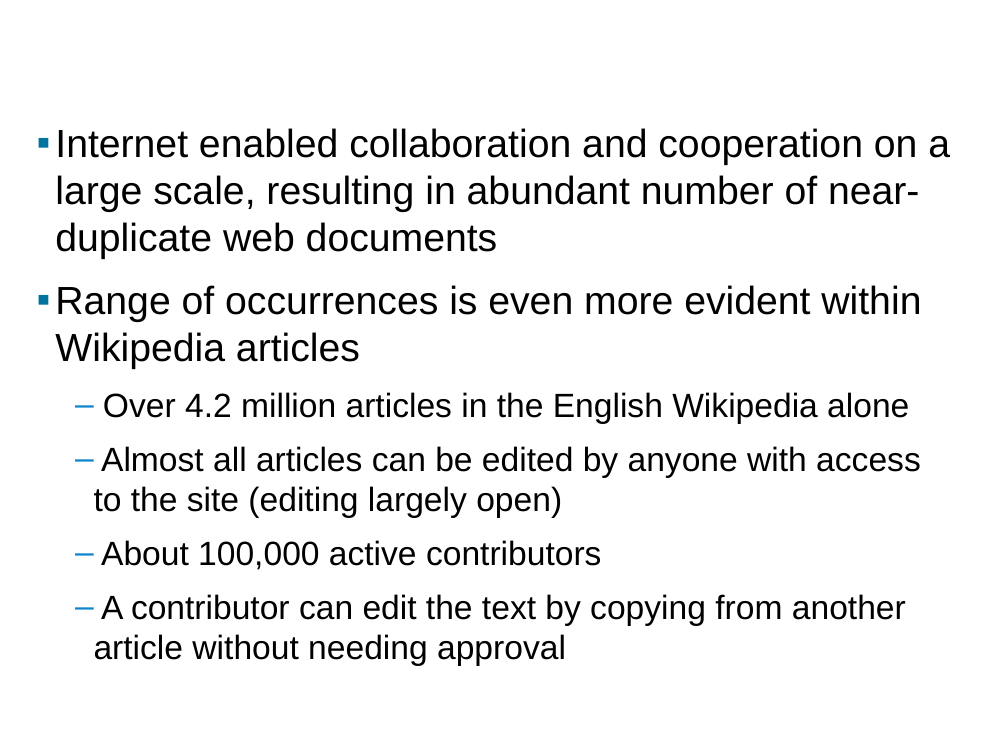
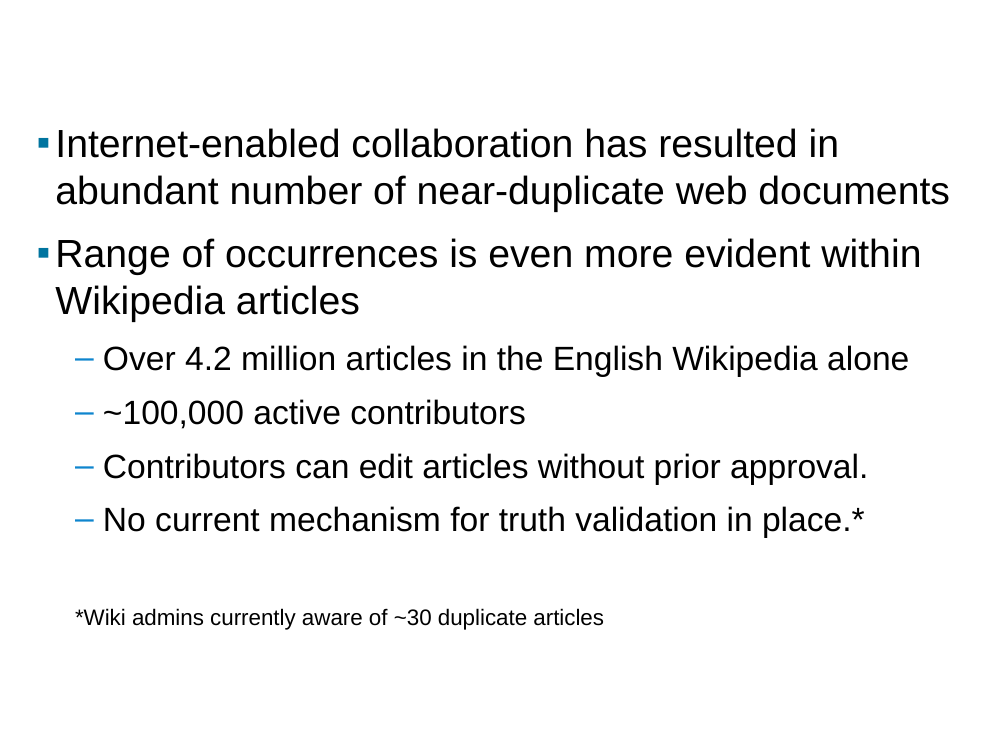
Before and after one commit to seweissman/wikiduper, a slide deck: slide 3 of presentation/NearDupDetectionWikipedia.pptx. Drawn at 1008x756 pixels with LibreOffice and Linux fonts; fonts in the diff are those of the drawing; background and template pictures are left out. Boxes give left, top, right and bottom in pixels: in the first picture for what was removed or moved away, otherwise in the second. Text is boxed around its words. In the diff, an @@ line names an element or a change of style, - is before the commit and + after.

Commit message:
Updated presentation

```diff
--- a/presentation/NearDupDetectionWikipedia.pptx
+++ b/presentation/NearDupDetectionWikipedia.pptx
@@ text at <box>55,128,950,212</box>: text changed @@
-▪ Internet enabled collaboration and cooperation on a large scale, resulting in abundant number of near-duplicate web documents
+▪ Internet-enabled collaboration has resulted in abundant number of near-duplicate web documents
@@ text at <box>75,399,868,630</box>: text changed @@
-  – Almost all articles can be edited by anyone with access to the site (editing largely open)
-  – About 100,000 active contributors
-  – A contributor can edit the text by copying from another article without needing approval
+  – ~100,000 active contributors
+  – Contributors can edit articles without prior approval.
+  – No current mechanism for truth validation in place.*
+  *Wiki admins currently aware of ~30 duplicate articles
```
Also in this commit, not shown: 7 other slides changed, 2 slides added, 3 slides removed.
